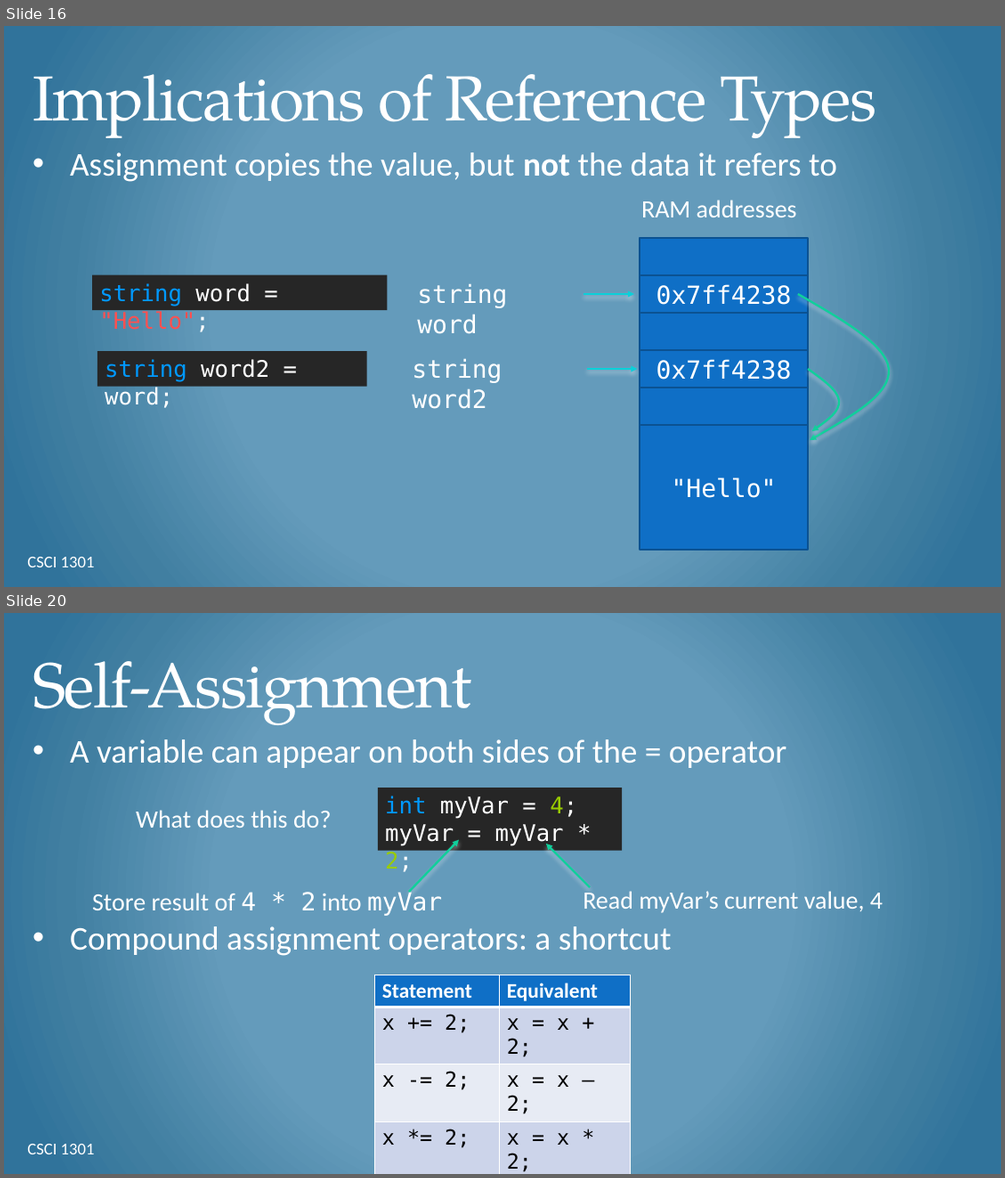
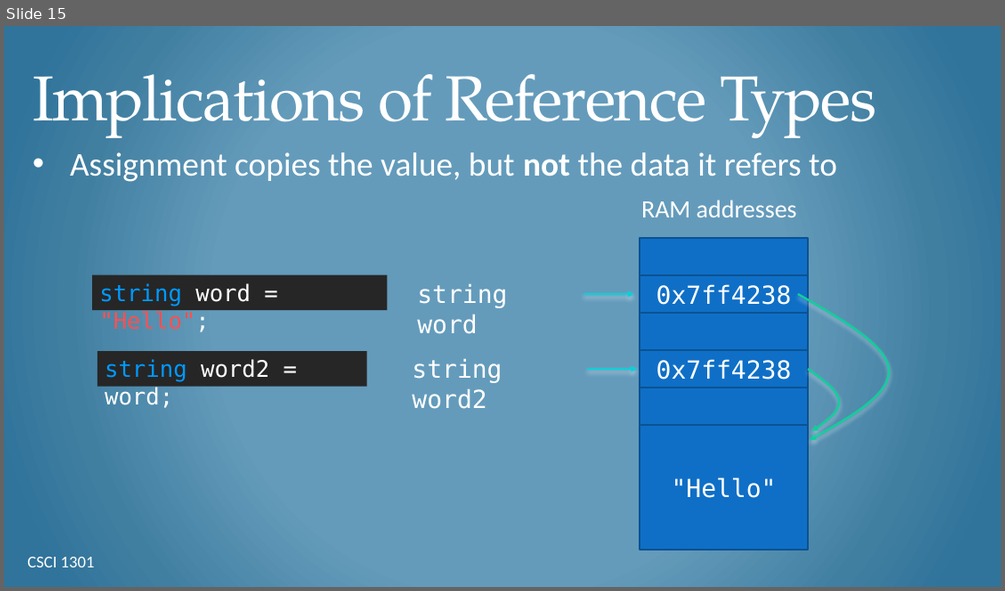
Before and after one commit to csci-1301/csci-1301.github.io, a slide deck: lectures/030_datatypes_and_variables/Datatypes-Variables-Details.pptx. Shown one above the other, each under a label of ours: slides 16 and 20 before the commit, slide 15 after it; the slides between them are not shown. The pictures are 1005x1178 and 1005x591 pixels, drawn with LibreOffice and Linux fonts; fonts in the diff are those of the drawing; background and template pictures are left out. Boxes give left, top, right and bottom in pixels: in the first picture for what was removed or moved away, otherwise in the second. Text is boxed around its words. In the diff, an @@ line names an element or a change of style, - is before the commit and + after.

```diff
--- a/lectures/030_datatypes_and_variables/Datatypes-Variables-Details.pptx
+++ b/lectures/030_datatypes_and_variables/Datatypes-Variables-Details.pptx
@@ slide 20 removed at box(4, 613, 1001, 1174), background gradient #659ABC to #427FA1 to #30759B @@
@@ title removed at box(32, 641, 471, 731) @@
-Self-Assignment
@@ text removed at box(70, 739, 787, 956) @@
-• A variable can appear on both sides of the = operator
-• Compound assignment operators: a shortcut
@@ rectangle removed at box(378, 787, 622, 850) @@
-int myVar = 4;
-myVar = myVar * 2;
@@ text removed at box(136, 810, 331, 827) @@
-What does this do?
@@ arrow removed from (409, 892) to (459, 840) @@
@@ arrow removed from (590, 887) to (546, 844) @@
@@ text removed at box(92, 890, 442, 916) @@
-Store result of 4 * 2 into myVar
@@ text removed at box(582, 891, 882, 913) @@
-Read myVar’s current value, 4
@@ table removed at box(375, 974, 631, 1174), 5 rows, 2 columns @@
-Statement | Equivalent
-x += 2; | x = x + 2;
-x -= 2; | x = x – 2;
-x *= 2; | x = x * 2;
-x /= 2; | x = x / 2;
@@ text removed at box(27, 1143, 95, 1154) @@
-CSCI 1301
@@ what was slide 16 is now slide 15 @@
```
Also in this commit, not shown: 5 slides changed, 4 other slides removed, 7 other files.
